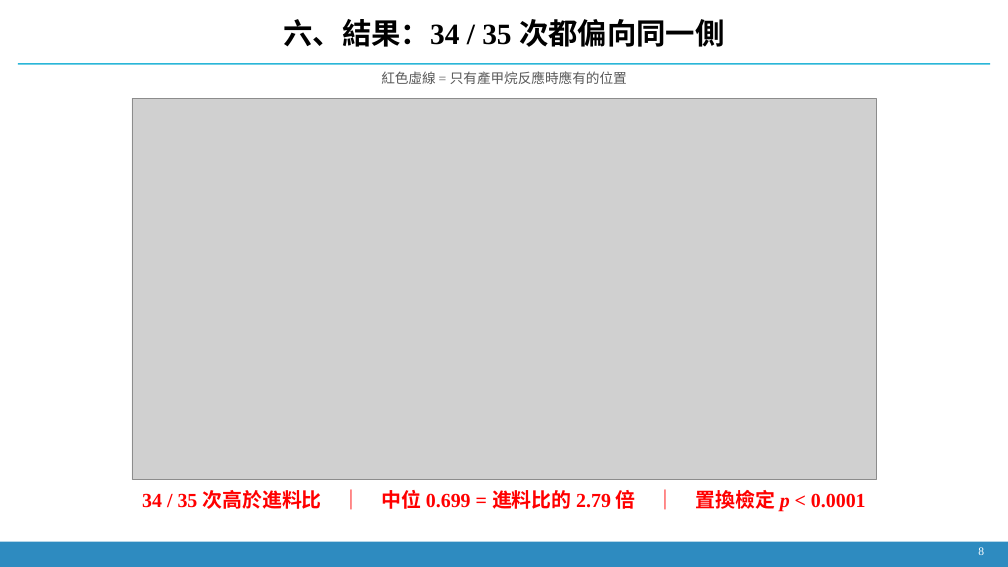
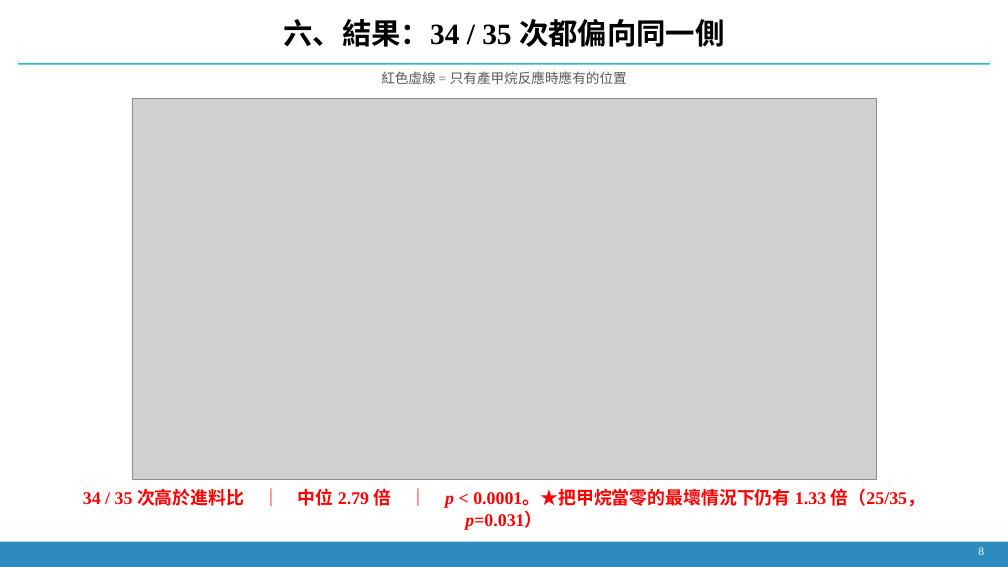
Before and after one commit to Yutou0601/Bioreactor-Edge-AI, a slide deck: slide 7 of docs/decks/簡報_2026-09-21_氫氣流失與壓降歸因.pptx. Drawn at 1008x567 pixels with LibreOffice and Linux fonts; fonts in the diff are those of the drawing; grey boxes stand for pictures. Boxes give left, top, right and bottom in pixels: in the first picture for what was removed or moved away, otherwise in the second. Text is boxed around its words. In the diff, an @@ line names an element or a change of style, - is before the commit and + after.

```diff
--- a/docs/decks/簡報_2026-09-21_氫氣流失與壓降歸因.pptx
+++ b/docs/decks/簡報_2026-09-21_氫氣流失與壓降歸因.pptx
@@ text at (83, 488, 925, 530): text changed; size 19 to 17 pt @@
-34 / 35 次高於進料比 ｜ 中位 0.699 = 進料比的 2.79 倍 ｜ 置換檢定 p < 0.0001
+34 / 35 次高於進料比 ｜ 中位 2.79 倍 ｜ p < 0.0001。★把甲烷當零的最壞情況下仍有 1.33 倍（25/35，p=0.031）
```
Also in this commit, not shown: 5 other slides changed, 2 slides added, 8 other files.
